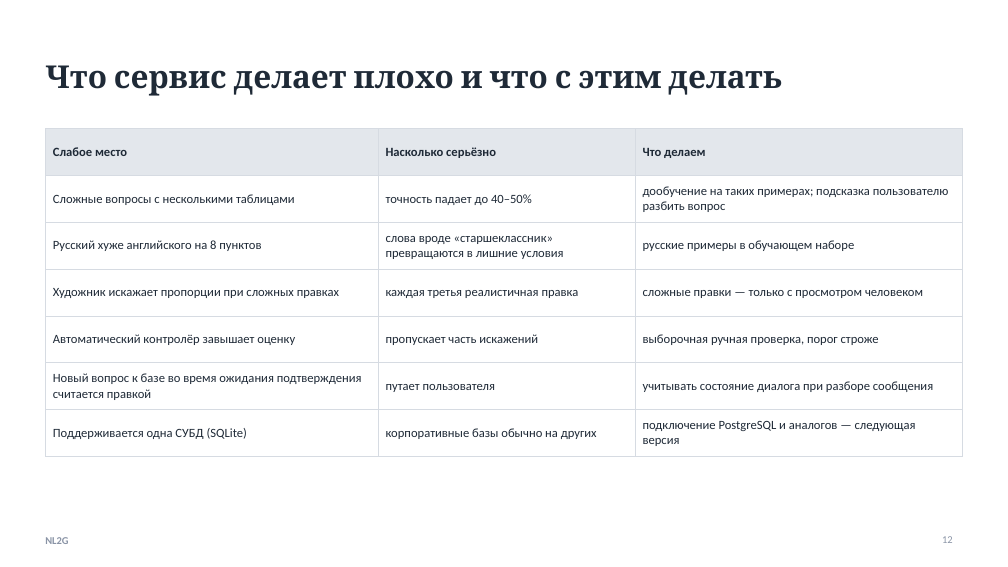
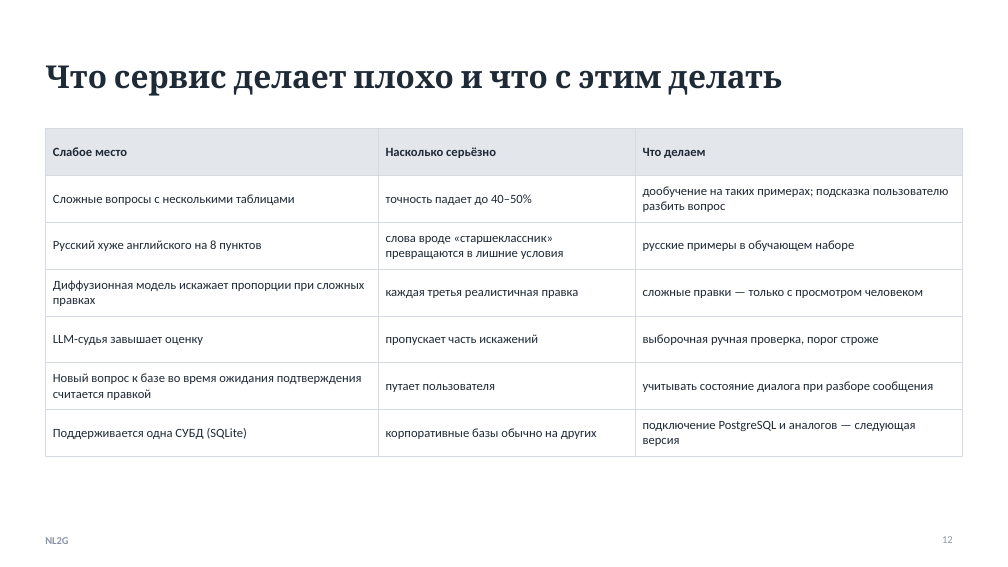
Before and after one commit to kocharyandr/nl2g, a slide deck: slide 12 of docs/ПРЕЗЕНТАЦИЯ_СЕРВИСА.pptx. Drawn at 1008x567 pixels with LibreOffice and Linux fonts; fonts in the diff are those of the drawing. Boxes give left, top, right and bottom in pixels: in the first picture for what was removed or moved away, otherwise in the second. Text is boxed around its words. In the diff, an @@ line names an element or a change of style, - is before the commit and + after.

```diff
--- a/docs/ПРЕЗЕНТАЦИЯ_СЕРВИСА.pptx
+++ b/docs/ПРЕЗЕНТАЦИЯ_СЕРВИСА.pptx
@@ table at <box>45,129,963,450</box> @@
-row 4, column 1: Художник искажает пропорции при сложных правках
+row 4, column 1: Диффузионная модель искажает пропорции при сложных правках
-row 5, column 1: Автоматический контролёр завышает оценку
+row 5, column 1: LLM-судья завышает оценку
```
Also in this commit, not shown: 7 other slides changed, 1 other file.
